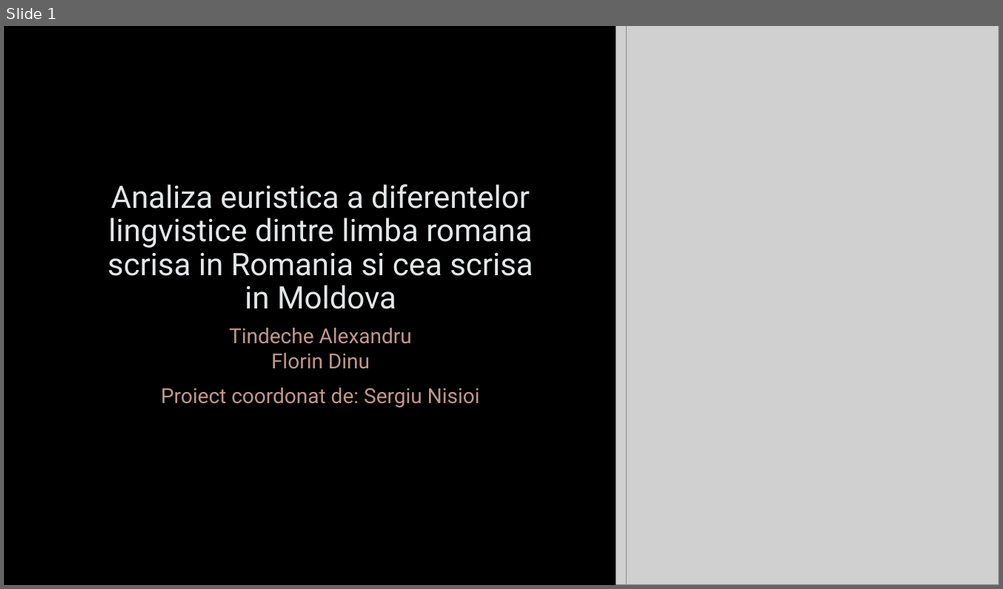
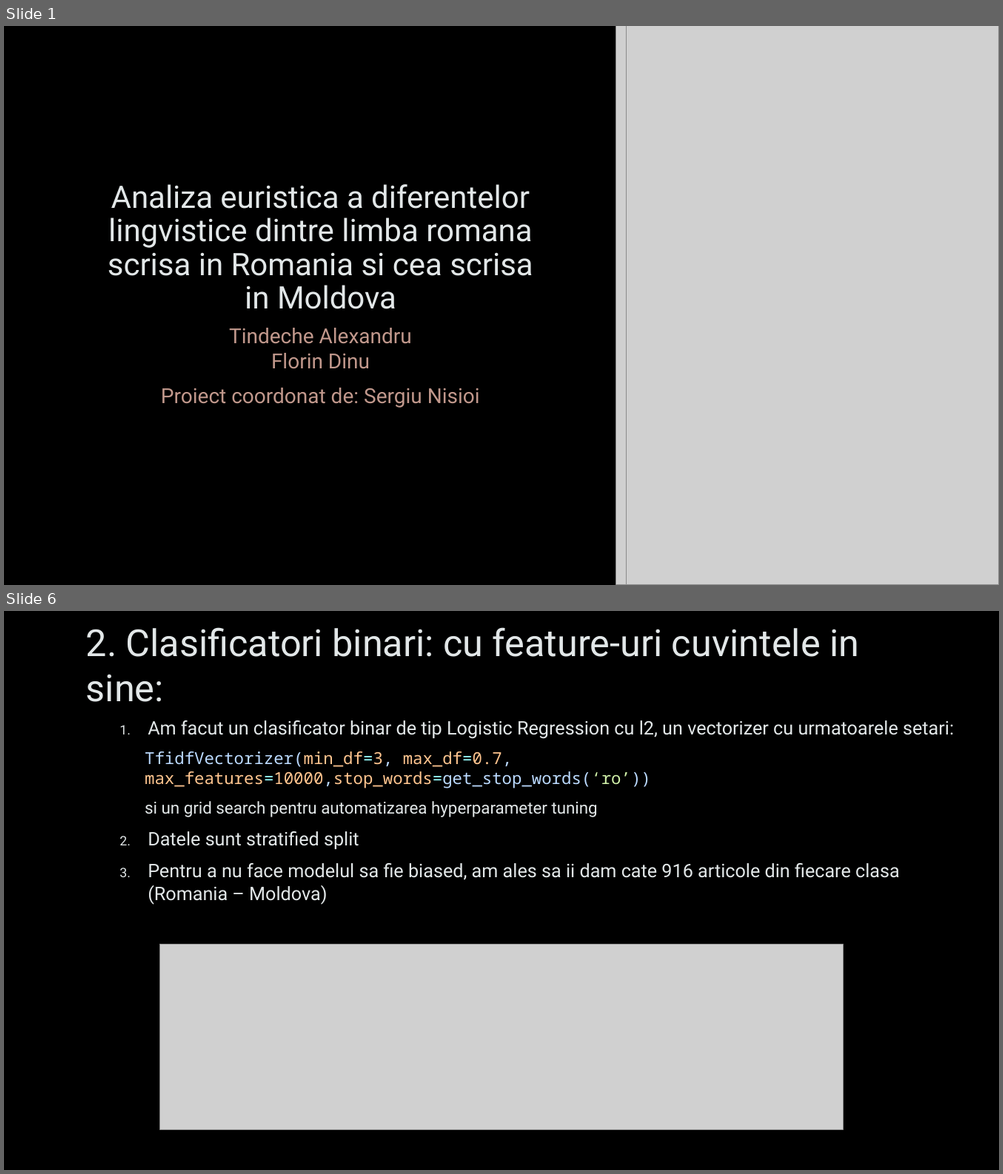
Before and after one commit to AlexTindeche/Romanian-Language-Study_Romania-Moldova, a slide deck: Presentation.pptx. Shown one above the other, each under a label of ours: slide 1 before the commit, slides 1 and 6 after it; the slides between them are not shown. The pictures are 1003x589 and 1003x1174 pixels, drawn with LibreOffice and Linux fonts; fonts in the diff are those of the drawing; grey boxes stand for pictures; background and template pictures are left out. Boxes give left, top, right and bottom in pixels: in the first picture for what was removed or moved away, otherwise in the second. Text is boxed around its words. In the diff, an @@ line names an element or a change of style, - is before the commit and + after.

```diff
--- a/Presentation.pptx
+++ b/Presentation.pptx
@@ slide 6 added at box(4, 611, 999, 1170), background picture (left out) @@
@@ title added at box(86, 627, 859, 702), 36 pt, text #E2E7E8 @@
+2. Clasificatori binari: cu feature-uri cuvintele in sine:
@@ text added at box(145, 721, 953, 905), 18 pt, text #E2E7E8 @@
+  1. Am facut un clasificator binar de tip Logistic Regression cu l2, un vectorizer cu urmatoarele setari:
+    TfidfVectorizer(min_df=3, max_df=0.7, max_features=10000,stop_words=get_stop_words(‘ro’))
+    si un grid search pentru automatizarea hyperparameter tuning
+  2. Datele sunt stratified split
+  3. Pentru a nu face modelul sa fie biased, am ales sa ii dam cate 916 articole din fiecare clasa (Romania – Moldova)
@@ picture added at box(160, 945, 843, 1130) @@
```
Also in this commit, not shown: 1 slide changed, 7 other slides added, 3 other files.
